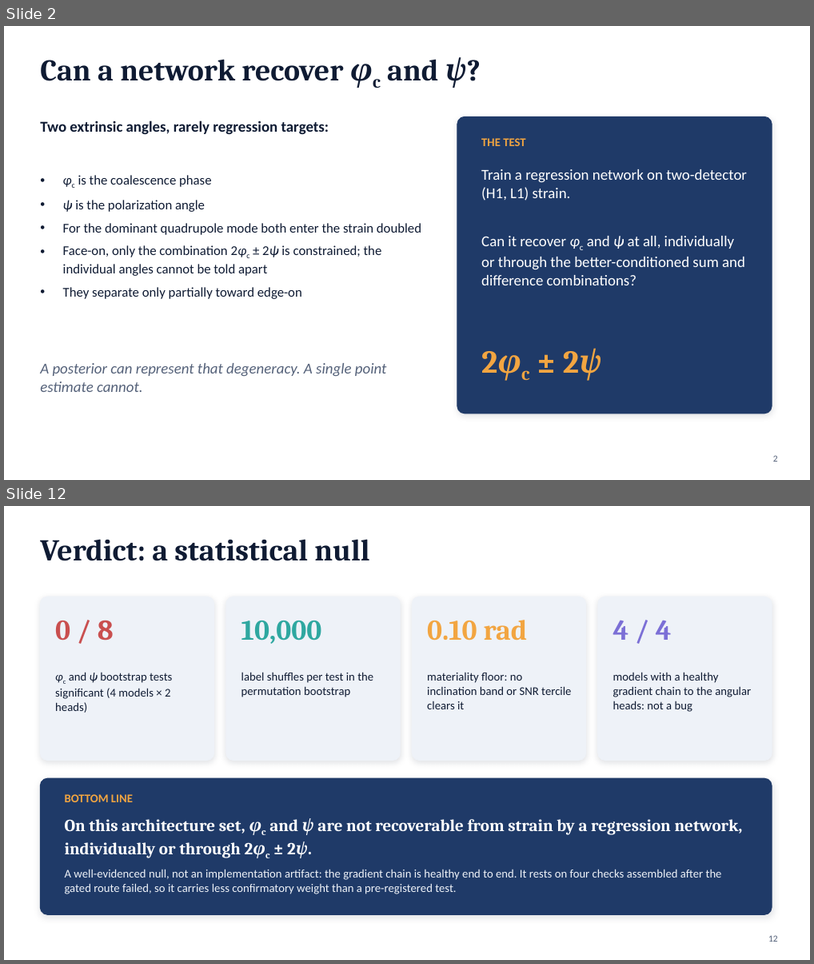
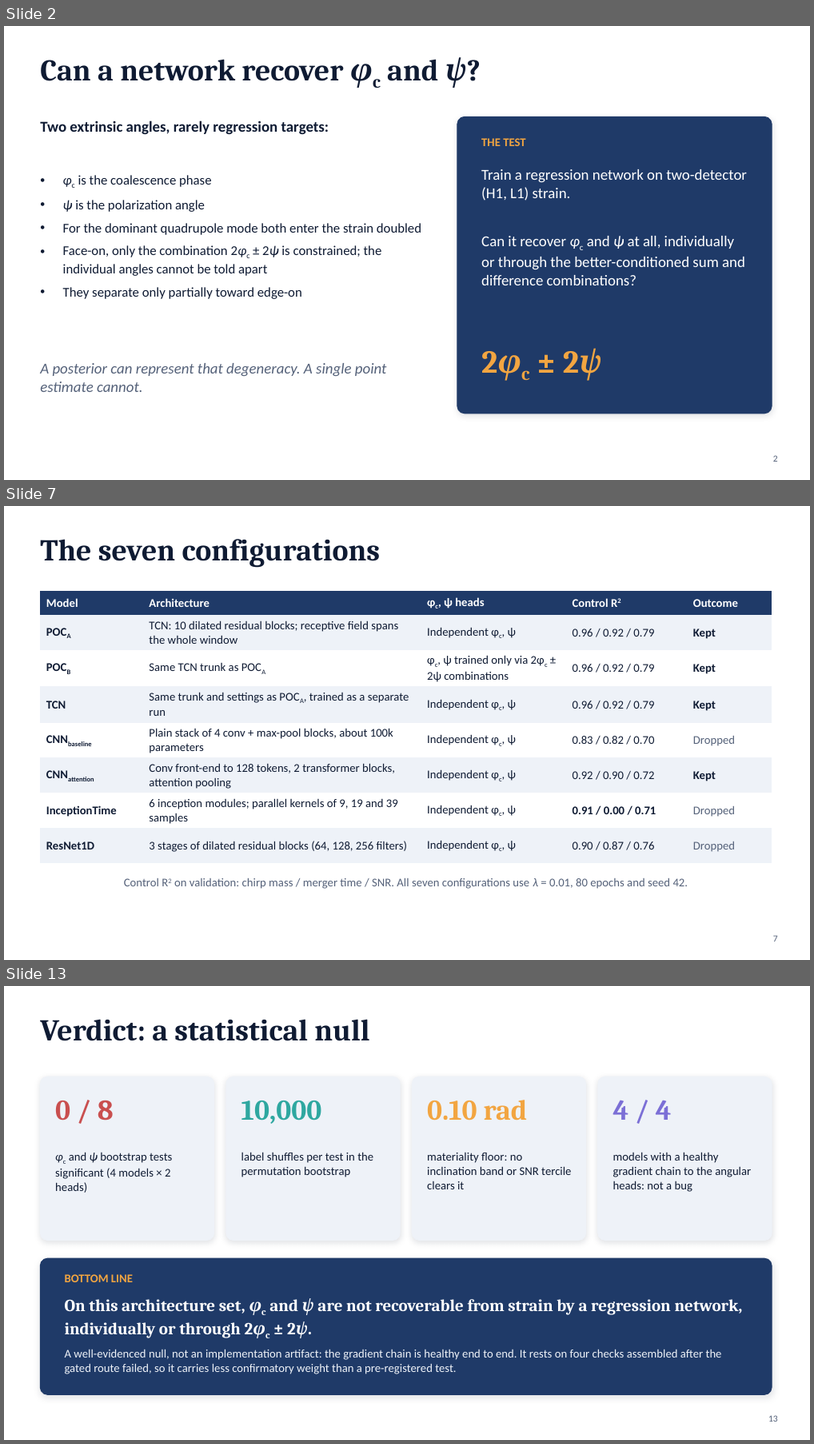
Before and after one commit to syedalimohsinbukhari/ml_practice_v2, a slide deck: experiments/phic_psi_poc-redo/phic_psi_presentation.pptx. Shown one above the other, each under a label of ours: slides 2 and 12 before the commit, slides 2, 7 and 13 after it; the slides between them are not shown. The pictures are 814x964 and 814x1444 pixels, drawn with LibreOffice and Linux fonts; fonts in the diff are those of the drawing. Boxes give left, top, right and bottom in pixels: in the first picture for what was removed or moved away, otherwise in the second. Text is boxed around its words. In the diff, an @@ line names an element or a change of style, - is before the commit and + after.

```diff
--- a/experiments/phic_psi_poc-redo/phic_psi_presentation.pptx
+++ b/experiments/phic_psi_poc-redo/phic_psi_presentation.pptx
@@ slide 7 added at (x1=4, y1=506, x2=810, y2=960), background #FFFFFF @@
@@ title added at (x1=40, y1=539, x2=381, y2=567), 36 pt, text #0F1B33, bold @@
+The seven configurations
@@ table added at (x1=40, y1=591, x2=772, y2=860), 8 rows, 5 columns @@
+Model | Architecture | φc, ψ heads | Control R2 | Outcome
+POCA | TCN: 10 dilated residual blocks; receptive field spans the whole window | Independent φc, ψ | 0.96 / 0.92 / 0.79 | Kept
+POCB | Same TCN trunk as POCA | φc, ψ trained only via 2φc ± 2ψ combinations | 0.96 / 0.92 / 0.79 | Kept
+TCN | Same trunk and settings as POCA, trained as a separate run | Independent φc, ψ | 0.96 / 0.92 / 0.79 | Kept
+CNNbaseline | Plain stack of 4 conv + max-pool blocks, about 100k parameters | Independent φc, ψ | 0.83 / 0.82 / 0.70 | Dropped
+CNNattention | Conv front-end to 128 tokens, 2 transformer blocks, attention pooling | Independent φc, ψ | 0.92 / 0.90 / 0.72 | Kept
+InceptionTime | 6 inception modules; parallel kernels of 9, 19 and 39 samples | Independent φc, ψ | 0.91 / 0.00 / 0.71 | Dropped
+ResNet1D | 3 stages of dilated residual blocks (64, 128, 256 filters) | Independent φc, ψ | 0.90 / 0.87 / 0.76 | Dropped
@@ text added at (x1=124, y1=878, x2=689, y2=888), 14 pt, text #55627A @@
+Control R2 on validation: chirp mass / merger time / SNR. All seven configurations use λ = 0.01, 80 epochs and seed 42.
@@ page number added at (x1=774, y1=935, x2=778, y2=941), 11 pt, text #55627A @@
+7
@@ what was slide 12 is now slide 13 @@
```
Also in this commit, not shown: 12 slides changed, 3 other files.
